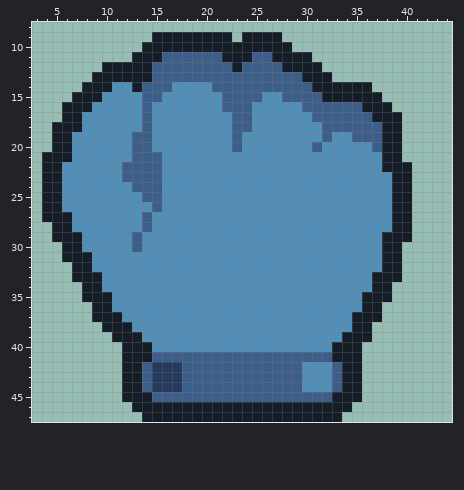
Two versions of one pixel-art sprite, assets/p1Closed.png. The first picture shows the starting point.
The file is 48x48 pixels. Shown: x 3..44, y 8..47.
The same view after the edit:
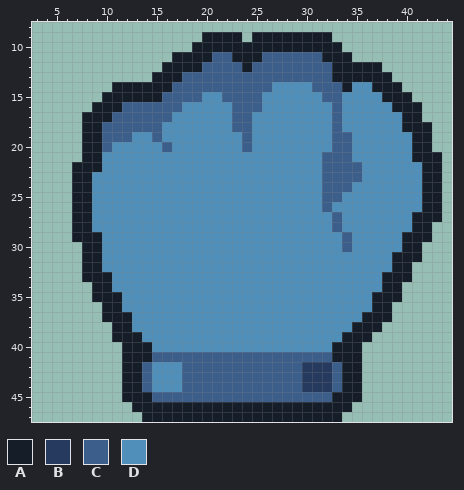
Palette (. is transparent): A #151d28  B #253a5e  C #3c5e8b  D #4f8fba
Edits made:
y 9: x 15..19 AAAAA -> .....; x 23..24 .A -> A.; x 28..32 ..... -> AAAAA
y 10: x 14..18 AAAAA -> .....; x 29..33 ..... -> AAAAA
y 11: x 13..20 AAACCCCC -> ....AAAA; x 22 A -> C; x 25 C -> A; x 27..34 AAAA.... -> CCCCCAAA
y 12: x 10..19 AAAAACCCCC -> ......AAAA; x 23..24 AC -> CA; x 28..37 AAAA...... -> CCCCCAAAAA
y 13: x 9..17 AAAAAACCC -> ......AAA; x 30..38 AAA...... -> CCCAAAAAA
y 14: x 8..12 AAADD -> ...AA; x 14..20 CCCDDDD -> AAACCCC; x 27..33 CCCCAAA -> DDDDCCC; x 35..39 AA... -> DDAAA
y 15: x 7..19 AAADDDDCCDDDD -> ...AAAAAACCCC; x 28..40 CCCCAAAAAA... -> DDDDCCDDDDAAA
y 16: x 6..13 AAADDDDD -> ...AAACC; x 15..17 DDD -> CCC; x 22 C -> D; x 25 D -> C; x 30..32 CCC -> DDD; x 34..41 CCAAA... -> DDDDDAAA
y 17: x 6..13 AADDDDDD -> ..AAACCC; x 15..16 DD -> CC; x 31..32 CC -> DD; x 34..41 CCCAAA.. -> DDDDDDAA
y 18: x 5..13 AAADDDDDD -> ...AACCCC; x 15 D -> C; x 32 C -> D; x 34..42 CCCCAA... -> DDDDDDAAA
y 19: x 5..15 AADDDDDDCCD -> ...AACCCDDC; x 23..24 CD -> DC; x 32..42 CDDCCCAA... -> DCCDDDDDDAA
y 20: x 5..10 AADDDD -> ...AAC; x 13..14 CC -> DD; x 16 D -> C; x 23..24 CD -> DC; x 31 C -> D; x 33..34 DD -> CC; x 37..42 CAA... -> DDDDAA
y 21: x 4..9 AAADDD -> ....AA; x 13..15 CCC -> DDD; x 32..34 DDD -> CCC; x 38..43 AA.... -> DDDAAA
y 22: x 4..9 AADDDD -> ...AAA; x 12..15 CCCC -> DDDD; x 32..35 DDDD -> CCCC; x 38..43 AAA... -> DDDDAA
y 23: x 4..8 AADDD -> ...AA; x 12..15 CCCC -> DDDD; x 32..35 DDDD -> CCCC; x 39..43 AA... -> DDDAA
y 24: x 4..8 AADDD -> ...AA; x 13..15 CCC -> DDD; x 32..34 DDD -> CCC; x 39..43 AA... -> DDDAA
y 25: x 4..8 AADDD -> ...AA; x 14..15 CC -> DD; x 32..33 DD -> CC; x 39..43 AA... -> DDDAA
y 26: x 4..8 AADDD -> ...AA; x 15 C -> D; x 32 D -> C; x 39..43 AA... -> DDDAA
y 27: x 4..8 AAADD -> ...AA; x 14 C -> D; x 33 D -> C; x 39..43 AA... -> DDAAA
y 28: x 5..8 AADD -> ..AA; x 14 C -> D; x 33 D -> C; x 39..42 AA.. -> DDAA
y 29: x 5..6 AA -> ..; x 8..9 DD -> AA; x 13 C -> D; x 34 D -> C; x 38..39 AA -> DD; x 41..42 .. -> AA
y 30: x 6..9 AADD -> ..AA; x 13 C -> D; x 34 D -> C; x 38..41 AA.. -> DDAA
y 31: x 6..7 AA -> ..; x 9 D -> A; x 38 A -> D; x 40..41 .. -> AA
y 32: x 7 A -> .; x 9 D -> A; x 38 A -> D; x 40 . -> A
y 33: x 7 A -> .; x 10 D -> A; x 37 A -> D; x 40 . -> A
y 34: x 8 A -> .; x 10 D -> A; x 37 A -> D; x 39 . -> A
y 35: x 8 A -> .; x 11 D -> A; x 36 A -> D; x 39 . -> A
y 36: x 9 A -> .; x 11 D -> A; x 36 A -> D; x 38 . -> A
y 37: x 9 A -> .; x 12 D -> A; x 35 A -> D; x 38 . -> A
y 38: x 10 A -> .; x 37 . -> A
y 42..44: x 15..17 BBB -> DDD; x 30..32 DDD -> BBB
